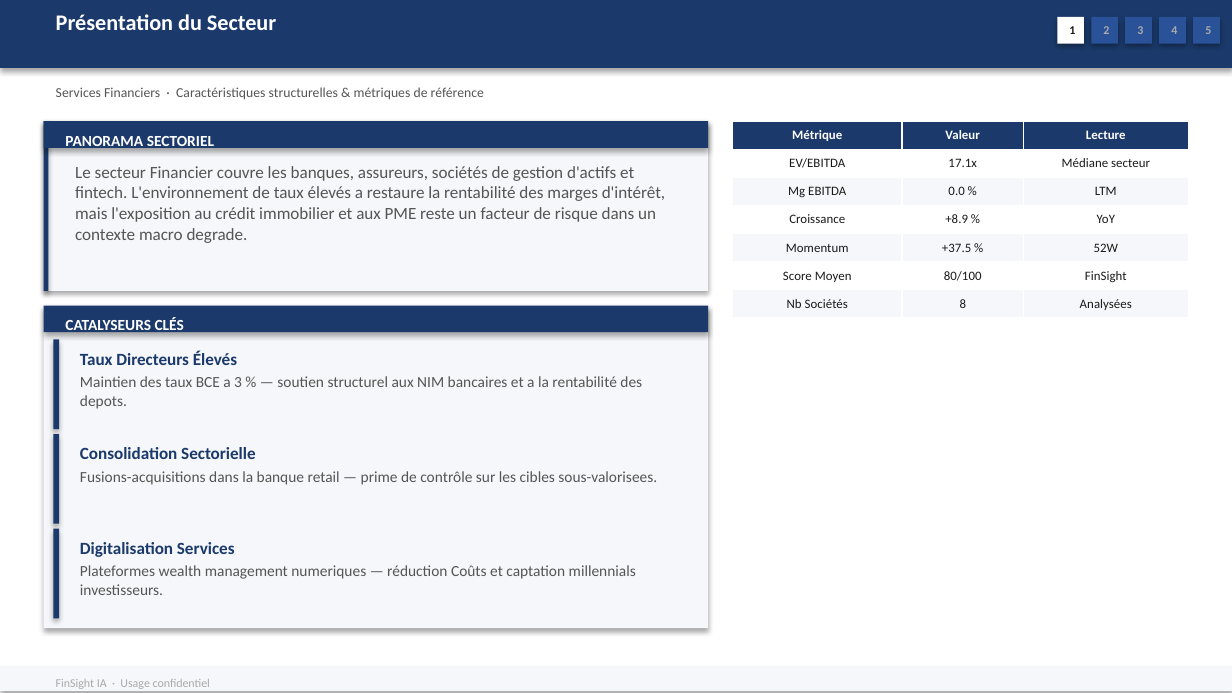
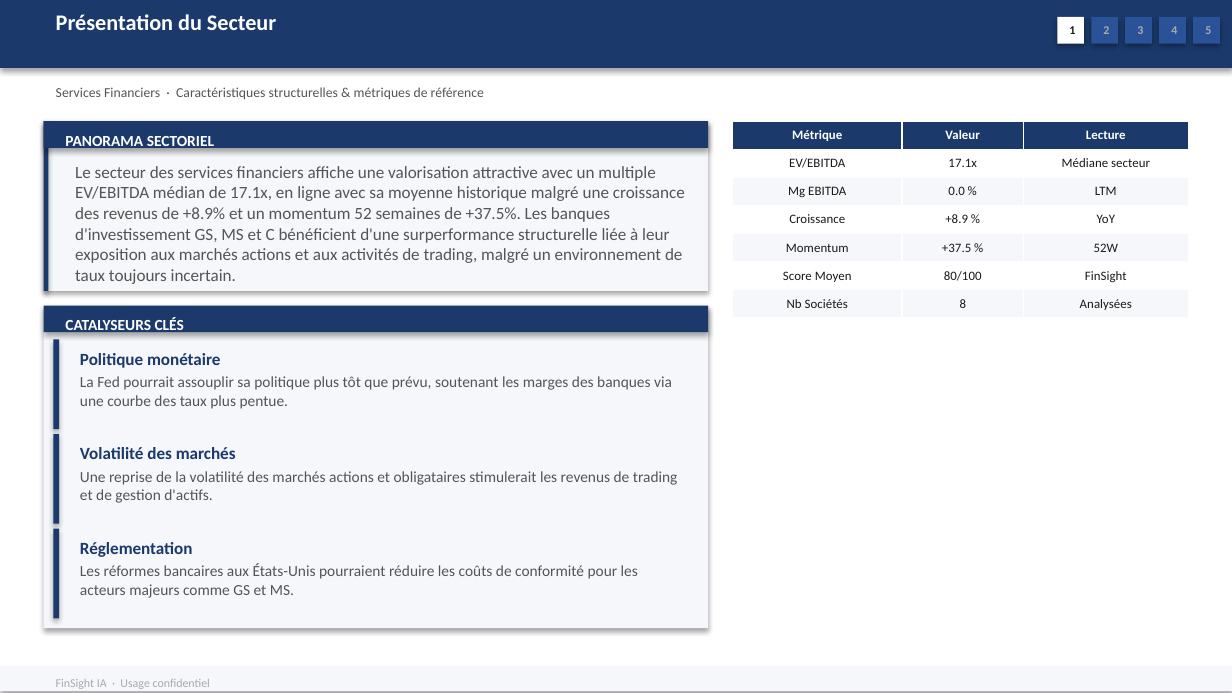
Before and after one commit to baptistejeh07-art/finsight-ia, a slide deck: slide 5 of preview/secteur_Financial_Services_S&P_500/secteur_Financial_Services_S&P_500.pptx. Drawn at 1232x693 pixels with LibreOffice and Linux fonts; fonts in the diff are those of the drawing. Boxes give left, top, right and bottom in pixels: in the first picture for what was removed or moved away, otherwise in the second. Text is boxed around its words. In the diff, an @@ line names an element or a change of style, - is before the commit and + after.

Commit message:
chore(preview): secteur_Financial_Services_S&P_500 outputs regeneres

```diff
--- a/preview/secteur_Financial_Services_S&P_500/secteur_Financial_Services_S&P_500.pptx
+++ b/preview/secteur_Financial_Services_S&P_500/secteur_Financial_Services_S&P_500.pptx
@@ text at (75, 166, 685, 284): text changed @@
-Le secteur Financier couvre les banques, assureurs, sociétés de gestion d'actifs et fintech. L'environnement de taux élevés a restaure la rentabilité des marges d'intérêt, mais l'exposition au crédit immobilier et aux PME reste un facteur de risque dans un contexte macro degrade.
+Le secteur des services financiers affiche une valorisation attractive avec un multiple EV/EBITDA médian de 17.1x, en ligne avec sa moyenne historique malgré une croissance des revenus de +8.9% et un momentum 52 semaines de +37.5%. Les banques d'investissement GS, MS et C bénéficient d'une surperformance structurelle liée à leur exposition aux marchés actions et aux activités de trading, malgré un environnement de taux toujours incertain.
@@ text at (80, 353, 221, 368): text changed @@
-Taux Directeurs Élevés
+Politique monétaire
@@ text at (80, 376, 672, 409): text changed @@
-Maintien des taux BCE a 3 % — soutien structurel aux NIM bancaires et a la rentabilité des depots.
+La Fed pourrait assouplir sa politique plus tôt que prévu, soutenant les marges des banques via une courbe des taux plus pentue.
@@ text at (80, 447, 236, 459): text changed @@
-Consolidation Sectorielle
+Volatilité des marchés
@@ text at (80, 471, 678, 503): text changed @@
-Fusions-acquisitions dans la banque retail — prime de contrôle sur les cibles sous-valorisees.
+Une reprise de la volatilité des marchés actions et obligataires stimulerait les revenus de trading et de gestion d'actifs.
@@ text at (80, 542, 193, 557): text changed @@
-Digitalisation Services
+Réglementation
@@ text at (80, 563, 638, 598): text changed @@
-Plateformes wealth management numeriques — réduction Coûts et captation millennials investisseurs.
+Les réformes bancaires aux États-Unis pourraient réduire les coûts de conformité pour les acteurs majeurs comme GS et MS.
```
Also in this commit, not shown: 5 other slides changed, 2 other files.
